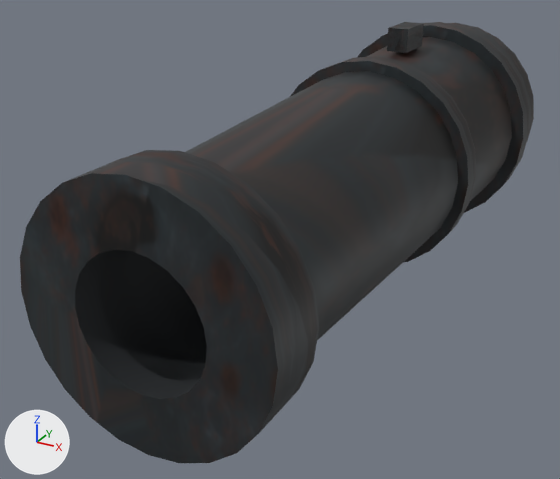
Before and after pictures for a commit that changed the OBJ model SolastaUnfinishedBusiness/BlenderModels/EldritchCannonBarrel/EldritchCannonBarrel.obj.
Both versions are drawn from a 50 mm lens placed at (0.426, -1.041, 0.37), pointed at (-0.076, -0.128, -0.087). The lights are fixed; the arrows at lower left show +X, +Y and +Z. The older version comes first. Where no turn or scale is listed for an object, it has been applied to the vertices. Vertices at exactly the same position are counted once.

Script lines for the objects in view, before the commit:
```python
ob_eldritchcannonbarrel = bpy.data.objects.new('EldritchCannonBarrel', me_eldritchcannonbarrel)
ob_eldritchcannonbarrel.location = (0.0, 0.0, 0.0)
```
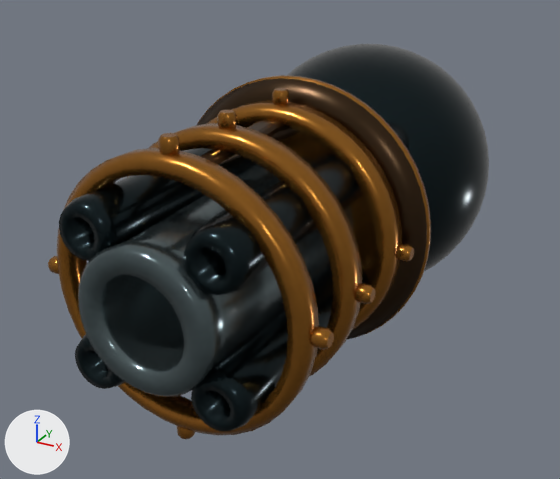
Edits to the bpy script that builds the scene:
```text
Change mat_cannoniron:
    where n0 = _N.new('ShaderNodeBsdfPrincipled'); n0.name = 'Principled BSDF'
    add n0.inputs[1].default_value = 0.85  # 'Metallic'
    n0.inputs[2].default_value: 0.576 -> 0.188  # 'Roughness'
    where n2 = _N.new('ShaderNodeTexImage'); n2.name = 'Image Texture'
    remove n3 = _N.new('ShaderNodeTexImage'); n3.name = 'Image Texture.001'
    remove n3.image = img_normal_longmace_png
    remove n4 = _N.new('ShaderNodeNormalMap'); n4.name = 'Normal Map'
    remove n4.inputs[0].default_value = 0.0  # 'Strength'
    n2.image: img_texture_longmace_png -> img_cannonalbedo_png
    remove _L.new(n3.outputs[0], n4.inputs[1])  # 'Color' to 'Color'
    remove _L.new(n4.outputs[0], n0.inputs[5])  # 'Normal' to 'Normal'
Change mat_cannonbrass:
    where n0 = _N.new('ShaderNodeBsdfPrincipled'); n0.name = 'Principled BSDF'
    add n0.inputs[1].default_value = 0.85  # 'Metallic'
    n0.inputs[2].default_value: 0.576 -> 0.238  # 'Roughness'
    where n2 = _N.new('ShaderNodeTexImage'); n2.name = 'Image Texture'
    remove n3 = _N.new('ShaderNodeTexImage'); n3.name = 'Image Texture.001'
    remove n3.image = img_normal_longmace_png
    remove n4 = _N.new('ShaderNodeNormalMap'); n4.name = 'Normal Map'
    remove n4.inputs[0].default_value = 0.0  # 'Strength'
    n2.image: img_texture_longmace_png -> img_cannonalbedo_png
    remove _L.new(n3.outputs[0], n4.inputs[1])  # 'Color' to 'Color'
    remove _L.new(n4.outputs[0], n0.inputs[5])  # 'Normal' to 'Normal'
Change me_eldritchcannonbarrel:
    remove me_eldritchcannonbarrel.from_pydata(...)  # 510 vertices, 1004 faces; spans x -0.174..0.174, y -0.545..0.465, z -0.174..0.189
    add me_eldritchcannonbarrel.from_pydata(...)  # 4687 vertices, 9270 faces; spans x -0.18..0.18, y -0.545..0.18, z -0.18..0.18
    me_eldritchcannonbarrel part 1: the loose piece of 96 vertices spanning x -0.158..0.158, y -0.51..0.35, z -0.158..0.158 is rebuilt with 1490 vertices and now spans x -0.18..0.18, y -0.18..0.18, z -0.18..0.18, in mat_cannoniron (picture img_cannonalbedo_png)
    me_eldritchcannonbarrel part 2: the loose piece of 96 vertices spanning x -0.151..0.151, y -0.545..-0.465, z -0.151..0.151 is rebuilt with 240 vertices and now spans x -0.154..0.154, y -0.495..-0.465, z -0.154..0.154, in mat_cannonbrass (picture img_cannonalbedo_png)
    me_eldritchcannonbarrel part 3: 6 loose pieces with 318 vertices, spanning x -0.174..0.174, y -0.005..0.465, z -0.174..0.189, are deleted
    me_eldritchcannonbarrel part 4: 2765 vertices added at x -0.177..0.177, y -0.545..0.16, z -0.177..0.177
    other edits to the shape of me_eldritchcannonbarrel do not show in these pictures
    remove me_eldritchcannonbarrel.materials.append(mat_boreblack)  # black #212428
    remove me_eldritchcannonbarrel.materials.append(mat_arcanecore)  # cyan #59a6c4
    add me_eldritchcannonbarrel.materials.append(mat_cannonironbronze)  # picture img_cannonalbedo_png
    add me_eldritchcannonbarrel.materials.append(mat_cannonironedge)  # picture img_cannonalbedo_png
    add me_eldritchcannonbarrel.materials.append(mat_cannondark)  # picture img_cannonalbedo_png
```

Location of each change, (x1, y1, x2, y2) in pixels of the pictures (560 x 479 px):
'EldritchCannonBarrel', surface changed, reshaped (14% narrower, 10% shorter)
    before: (20, 22, 534, 463)
    after: (48, 44, 489, 439)
part 1 of me_eldritchcannonbarrel, rebuilt (51% narrower, 34% shorter)
    before: (99, 37, 512, 381)
    after: (287, 44, 489, 271)
part 2 of me_eldritchcannonbarrel, rebuilt (12% narrower, 8% shorter)
    before: (20, 150, 319, 463)
    after: (57, 148, 319, 435)
part 3 of me_eldritchcannonbarrel, deleted
    before: (290, 22, 534, 262)
part 4 of me_eldritchcannonbarrel, added
    after: (48, 75, 431, 439)
